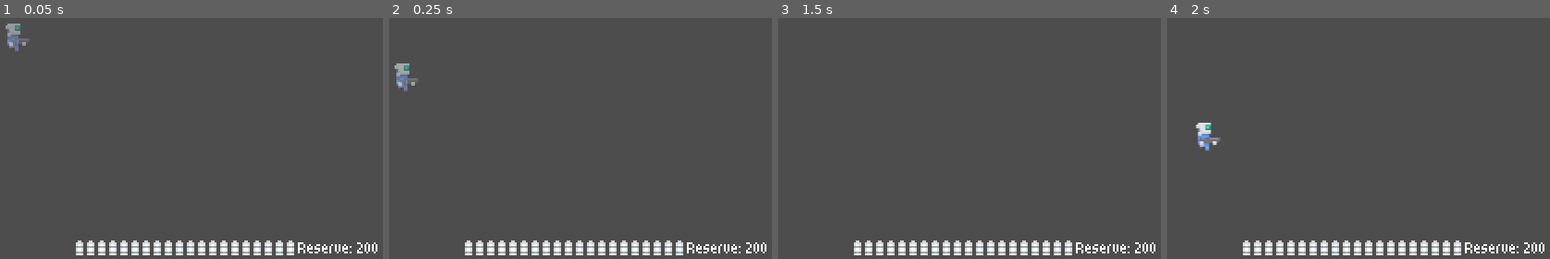
Above: before the commit, frames 1-4 (left to right).
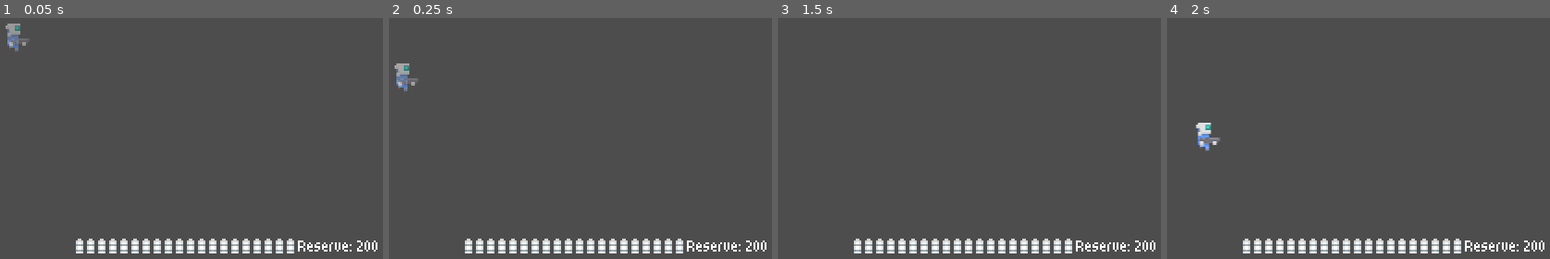
Above: after the commit, the same moments.

Repository: lyons7486/Platformer
Game: Godot game, scene res://Scenes/Entities/Player/player.tscn
Two runs of this game, one before a commit and one after it. Both use one fixed random seed, a clock stepped at 60 frames per second and the inputs below. This scene is started directly instead of the project's main scene.
Inputs (mouse positions are in pixels of both pictures, inside the frame that each line leads up to):
- Up to frame 1 (0.05 s): no input
- Up to frame 2 (0.25 s): no input
- Up to frame 3 (1.5 s): move the mouse to (954, 30) at 0.52 s; hold D (player_right) from 0.53 s (still down); right-click (954, 30) at 0.6 s; tap Space (player_jump) at 0.77 s; tap Enter at 1.25 s; move the mouse to (outside the picture) at 1.27 s; click (outside the picture) at 1.35 s
- Up to frame 4 (2 s): keep holding D (player_right); tap Space (player_jump) at 1.52 s

The runs differ from the first frame. In frame 1, 2.3% of the frame differs, in the area x 19-99%, y 91-99%; in frame 2, 2.3%; in frame 3, 2.3%; in frame 4, 2.3%.
Error before the commit: Invalid access to property or key 'flip_h' on a base object of type 'Nil'. (res://Scripts/Equipment/aimable_weapon.gd:204)

Commit message:
Add weapon-owned aiming and rifle pivot improvements
-Added a dedicated player_aim input for weapon aiming.
-Added the reusable AimableWeapon base class.
-Moved aim limits, facing behavior, and movement penalties into the weapon system.
-Added per-weapon configurable vertical aim limits.
-Added per-weapon forward and backward aiming movement multipliers.
-Added mouse-based player facing while aiming.
-Added backward aim-walking without changing player facing.
-Disabled running while aiming.
-Updated player animations to avoid Run animations while aiming.
-Updated the rifle to inherit from AimableWeapon.
-Added a rifle AimPivot for cleaner weapon rotation.
-Updated rifle aiming to calculate direction from AimPivot to the mouse.
-Added configurable rifle pivot movement while aiming to simulate raising the rifle to the player’s eye.
-Updated rifle bullets and burst shots to follow the current aim direction.
-Added weapon-owned multiplayer synchronization for aim direction and aim state.
-Fixed an initialization error caused by the player sprite reference being unavailable during weapon setup.
-Fixed the rifle reload animation so it plays for remote players through RPC.

Diff:
--- a/Scenes/Entities/Equipment/rifle.gd
+++ b/Scenes/Entities/Equipment/rifle.gd
@@ -16,10 +16,19 @@
 ##     NODE REFERENCES    ##
 ############################
 
-@onready var weapon_sprite: AnimatedSprite2D = $WeaponSprite
-@onready var bullet_spawn_point: Marker2D = $BulletSpawnPoint
-
-@onready var muzzle_flash: AnimatedSprite2D = $NuzzleFlash
+@onready var aim_pivot: Marker2D = $AimPivot
+
+@onready var weapon_sprite: AnimatedSprite2D = (
+	$AimPivot/WeaponSprite
+)
+
+@onready var bullet_spawn_point: Marker2D = (
+	$AimPivot/BulletSpawnPoint
+)
+
+@onready var muzzle_flash: AnimatedSprite2D = (
+	$AimPivot/NuzzleFlash
+)
 
 @onready var fire_sound: AudioStreamPlayer2D = $FireSound
 @onready var empty_sound: AudioStreamPlayer2D = $EmptySound
@@ -104,6 +113,25 @@
 
 
 ############################
+##    AIM POSITIONING     ##
+############################
+
+@export var aiming_pivot_offset: Vector2 = Vector2(
+	0.0,
+	-2.0
+)
+
+@export var aim_position_speed: float = 20.0
+
+
+############################
+##   AIM POSITION STATE   ##
+############################
+
+var aim_pivot_rest_position: Vector2 = Vector2.ZERO
+
+
+############################
 ##       REFERENCES       ##
 ############################
 
@@ -117,6 +145,8 @@
 #### READY ####
 
 func _ready() -> void:
+	aim_pivot_rest_position = aim_pivot.position
+
 	get_references()
 	setup_rifle()
 	connect_animation_signals()
@@ -128,6 +158,7 @@
 	if player == null:
 		return
 
+	update_aim_pivot_position(delta)
 	update_weapon_animation()
 
 	if not player.is_local_player():
@@ -515,7 +546,7 @@
 	reload_timer = reload_duration
 
 	play_reload_sound()
-	play_weapon_animation(&"Reload")
+	play_reload_animation.rpc(reload_duration)
 	update_ammo_ui()
 
 
@@ -671,13 +702,47 @@
 
 
 ############################
+##    AIM POSITIONING     ##
+############################
+
+#### UPDATE AIM PIVOT POSITION ####
+
+func update_aim_pivot_position(
+	delta: float
+) -> void:
+	if aim_pivot == null:
+		return
+
+	var target_position: Vector2 = (
+		aim_pivot_rest_position
+	)
+
+	if is_aiming():
+		target_position += aiming_pivot_offset
+
+	var movement_weight: float = clampf(
+		aim_position_speed * delta,
+		0.0,
+		1.0
+	)
+
+	aim_pivot.position = aim_pivot.position.lerp(
+		target_position,
+		movement_weight
+	)
+
+
+############################
 ##       AIM VISUALS      ##
 ############################
 
 #### APPLY AIM VISUALS ####
 
 func apply_aim_visuals() -> void:
-	rotation = get_visual_aim_rotation()
+	if aim_pivot == null:
+		return
+
+	aim_pivot.rotation = get_visual_aim_rotation()
 
 	var facing_left: bool = (
 		get_facing_direction() < 0.0
@@ -705,6 +770,15 @@
 		absf(muzzle_flash.position.x)
 		* horizontal_direction
 	)
+
+
+#### GET AIM ORIGIN GLOBAL POSITION ####
+
+func get_aim_origin_global_position() -> Vector2:
+	if aim_pivot == null:
+		return global_position
+
+	return aim_pivot.global_position
 
 
 ############################
--- a/Scenes/Entities/Equipment/rifle.tscn
+++ b/Scenes/Entities/Equipment/rifle.tscn
@@ -194,15 +194,19 @@
 [node name="Rifle" type="Node2D" unique_id=1773224955]
 script = ExtResource("1_sshrm")
 
-[node name="WeaponSprite" type="AnimatedSprite2D" parent="." unique_id=1876127351]
+[node name="AimPivot" type="Marker2D" parent="." unique_id=1776022668]
+position = Vector2(0, 8)
+
+[node name="WeaponSprite" type="AnimatedSprite2D" parent="AimPivot" unique_id=1876127351]
+position = Vector2(0, -8)
 sprite_frames = SubResource("SpriteFrames_4ffj5")
 animation = &"Fire"
 
-[node name="BulletSpawnPoint" type="Marker2D" parent="." unique_id=1817836353]
-position = Vector2(8, 8)
-
-[node name="NuzzleFlash" type="AnimatedSprite2D" parent="." unique_id=1016067741]
-position = Vector2(19, 7)
+[node name="BulletSpawnPoint" type="Marker2D" parent="AimPivot" unique_id=1817836353]
+position = Vector2(11, -1)
+
+[node name="NuzzleFlash" type="AnimatedSprite2D" parent="AimPivot" unique_id=1016067741]
+position = Vector2(19, -1)
 sprite_frames = SubResource("SpriteFrames_hqxv8")
 animation = &"Flash"
 frame = 5
@@ -220,6 +224,8 @@
 anchors_preset = 15
 anchor_right = 1.0
 anchor_bottom = 1.0
+offset_top = -1.0
+offset_bottom = -1.0
 grow_horizontal = 2
 grow_vertical = 2
 mouse_filter = 2
--- a/Scripts/Equipment/aimable_weapon.gd
+++ b/Scripts/Equipment/aimable_weapon.gd
@@ -107,7 +107,7 @@
 
 	var mouse_offset: Vector2 = (
 		get_global_mouse_position()
-		- global_position
+		- get_aim_origin_global_position()
 	)
 
 	if mouse_offset.is_zero_approx():
@@ -123,6 +123,12 @@
 	)
 
 	update_network_aim_state()
+
+
+#### GET AIM ORIGIN GLOBAL POSITION ####
+
+func get_aim_origin_global_position() -> Vector2:
+	return global_position
 
 
 #### APPLY NETWORK AIM STATE ####
@@ -201,10 +207,16 @@
 
 func reset_aim_direction() -> void:
 	if player != null:
-		if player.player_sprite.flip_h:
-			facing_direction = -1.0
-		else:
-			facing_direction = 1.0
+		var player_sprite: AnimatedSprite2D = (
+			player.get_node_or_null("PlayerSprite")
+			as AnimatedSprite2D
+		)
+
+		if player_sprite != null:
+			if player_sprite.flip_h:
+				facing_direction = -1.0
+			else:
+				facing_direction = 1.0
 
 	aim_direction = Vector2(
 		facing_direction,
Not shown, changed: Notes/ToDo_List.txt
